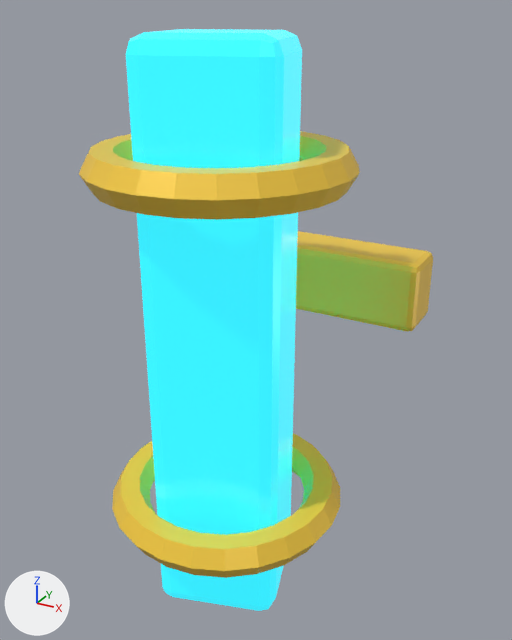
Before and after pictures for a commit that changed the glTF model assets/models/items/item-encased-industrial-beam/item-encased-industrial-beam_variant_d.glb.
One viewpoint serves both versions: a 50 mm lens placed at (0.419, -0.68, 0.681), pointed at (0.007, 0.07, 0.307). Arrows for +X, +Y and +Z are at lower left; the lights stay in place. The first picture is the older version. Objects named as collision shapes, trigger or cutter boxes, shadow casters or lower levels of detail are left out. Where no turn or scale is listed for an object, it has been applied to the vertices.

The first picture shows 'Long component', 'Machined collar', 'Machined collar.001', 'Variant modular rail'.
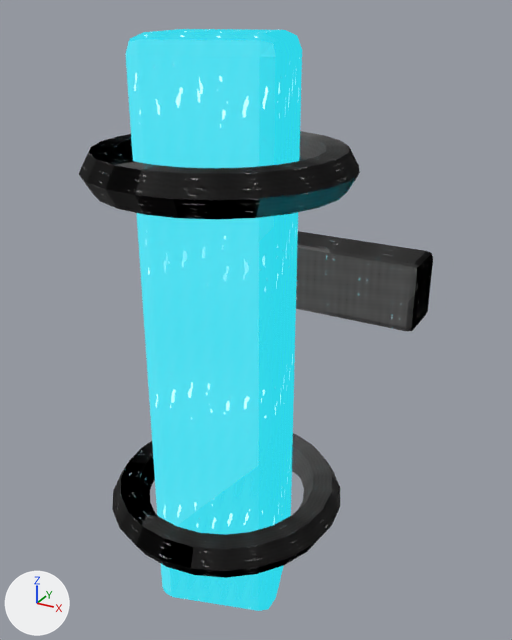
The newer file is also turned or shifted as a whole; pictures and numbers use the older file's frame.

What differs and where, as boxes (x1, y1, x2, y2) in the pictures (512 x 640 px):
'Long component', surface changed
    both: (126, 29, 302, 611)
'Machined collar', surface changed (yellow to black)
    both: (79, 131, 360, 220)
'Machined collar.001', surface changed (yellow to black)
    both: (112, 433, 340, 578)
'Variant modular rail', surface changed (darker)
    both: (296, 231, 433, 331)

What changed in the scene script:
```text
Add img_metal_albedo:
    img_metal_albedo = load_image('metal_albedo', '_unpacked/metal_albedo', 256, 256, 'sRGB')
Add img_metal_roughness:
    img_metal_roughness = load_image('metal_roughness', '_unpacked/metal_roughness', 256, 256, 'Non-Color')
Add img_metal_height:
    img_metal_height = load_image('metal_height', '_unpacked/metal_height', 256, 256, 'Non-Color')
Add img_glass_roughness:
    img_glass_roughness = load_image('glass_roughness', '_unpacked/glass_roughness', 256, 256, 'Non-Color')
Add img_glass_height:
    img_glass_height = load_image('glass_height', '_unpacked/glass_height', 256, 256, 'Non-Color')
Add img_glass_albedo:
    img_glass_albedo = load_image('glass_albedo', '_unpacked/glass_albedo', 256, 256, 'sRGB')
Change mat_item_cyan_emission:
    remove # nodes: BsdfPrincipled, OutputMaterial
    remove # colours: cyan #27b8c8, cyan #2fd6e9
    nodes: BsdfPrincipled, Math, NormalMap, OutputMaterial, SeparateColor, TexImage x3
    colours: cyan #2fd6e9
    uses the picture img_glass_albedo
    uses the picture img_glass_height
    uses the picture img_glass_roughness
Change mat_item_safety_yellow:
    remove # nodes: BsdfPrincipled, OutputMaterial
    remove # colours: yellow #ffd345
    nodes: BsdfPrincipled, Math, NormalMap, OutputMaterial, SeparateColor, TexImage x3
    uses the picture img_metal_albedo
    uses the picture img_metal_height
    uses the picture img_metal_roughness
Change mat_item_safety_yellow_001:
    remove # nodes: BsdfPrincipled, OutputMaterial
    remove # colours: yellow #ffd345
    nodes: BsdfPrincipled, Math, NormalMap, OutputMaterial, SeparateColor, TexImage x3
    uses the picture img_metal_albedo
    uses the picture img_metal_height
    uses the picture img_metal_roughness
```
